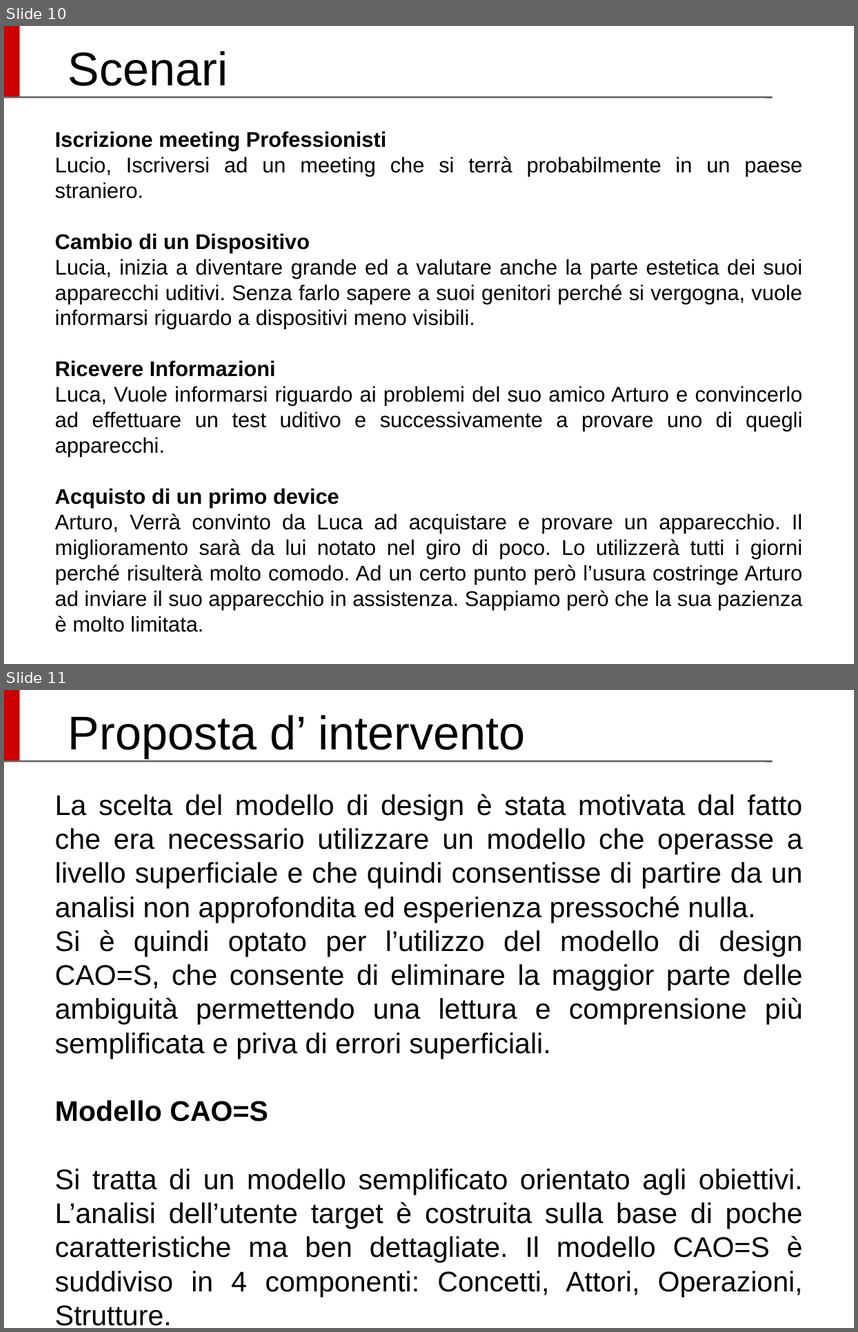
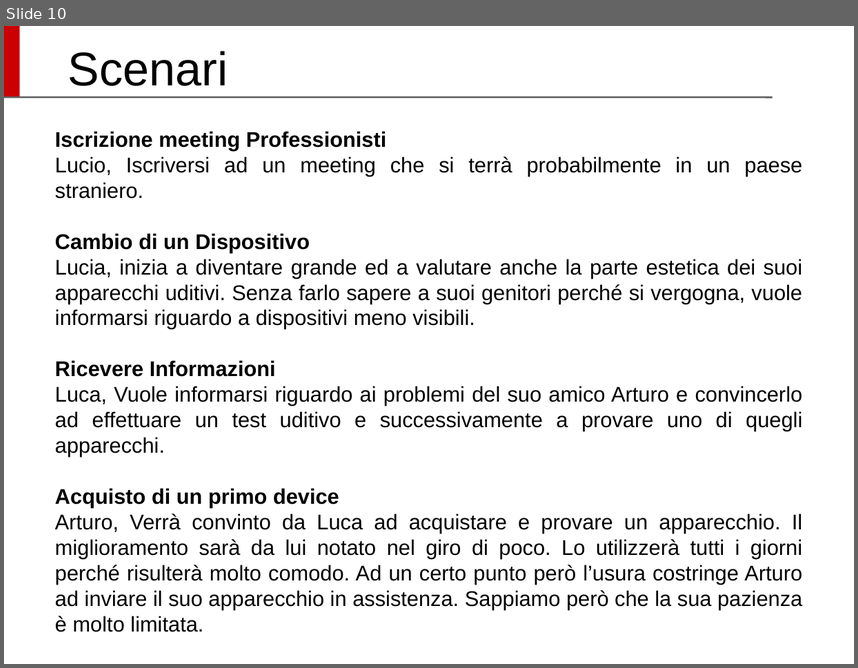
Before and after one commit to Siber93/UsabilitaProject, a slide deck: UUX_SlideProject_Cochlear.odp. Shown one above the other, each under a label of ours: slides 10 and 11 before the commit, slide 10 after it. The pictures are 858x1332 and 858x668 pixels, drawn with LibreOffice and Linux fonts; fonts in the diff are those of the drawing; background and template pictures are left out. Boxes give left, top, right and bottom in pixels: in the first picture for what was removed or moved away, otherwise in the second. Text is boxed around its words. In the diff, an @@ line names an element or a change of style, - is before the commit and + after.

```diff
--- a/UUX_SlideProject_Cochlear.odp
+++ b/UUX_SlideProject_Cochlear.odp
@@ slide 11 removed at bbox=[4, 690, 854, 1328], background #FFFFFF; not listed: 2 template elements that a slide beside it also shows @@
@@ title removed at bbox=[68, 715, 525, 758] @@
-Proposta d’ intervento
@@ text removed at bbox=[55, 793, 803, 1263] @@
-La scelta del modello di design è stata motivata dal fatto che era necessario utilizzare un modello che operasse a livello superficiale e che quindi consentisse di partire da un analisi non approfondita ed esperienza pressoché nulla.
-Si è quindi optato per l’utilizzo del modello di design CAO=S, che consente di eliminare la maggior parte delle ambiguità permettendo una lettura e comprensione più semplificata e priva di errori superficiali.
-Modello CAO=S
-Si tratta di un modello semplificato orientato agli obiettivi. L’analisi dell’utente target è costruita sulla base di poche caratteristiche ma ben dettagliate. Il modello CAO=S è suddiviso in 4 componenti: Concetti, Attori, Operazioni, Strutture.
```
Also in this commit, not shown: 3 slides changed, 2 slides added, 6 other slides removed, 3 other files.
